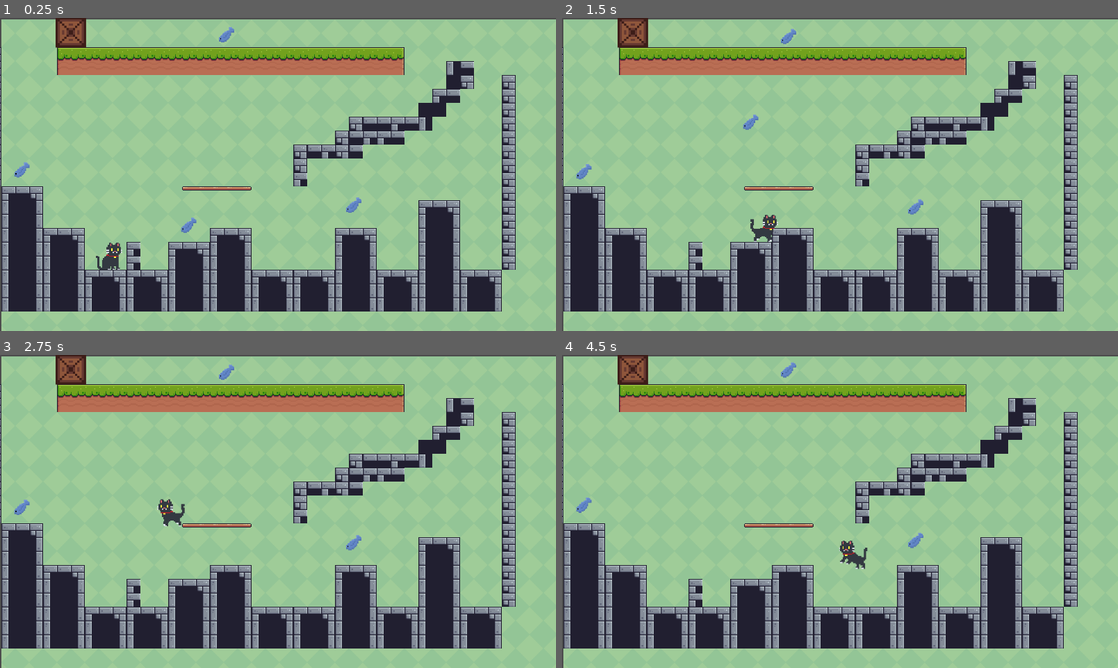
Above: before the commit, frames 1-4 (two rows, left to right).
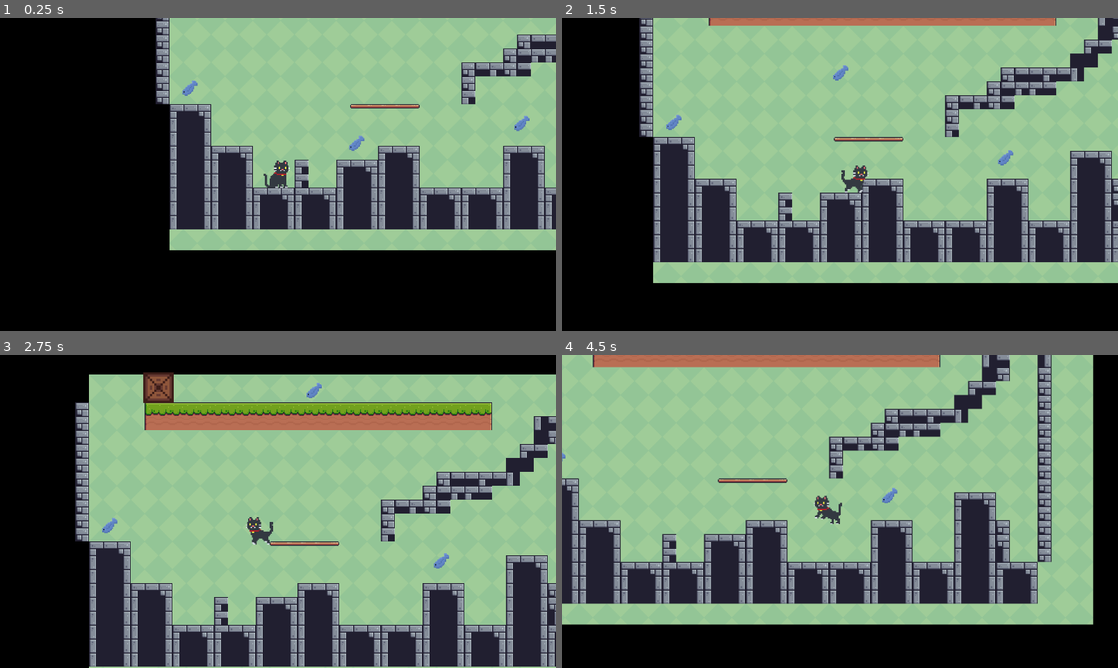
Above: after the commit, the same moments.

Repository: hardynoah/CodenameCat_Alpha
Game: Godot game, scene res://main.tscn
The game is run twice, just before and just after one commit, with the same random seed, the same clock (stepped at 60 frames per second) and the same inputs.
Inputs:
- Up to frame 1 (0.25 s): no input
- Up to frame 2 (1.5 s): hold Right (right) from 0.53 s (still down); tap Up (jump) at 0.6, 0.77, 1.07 s; tap Shift (sprint) at 1.35 s
- Up to frame 3 (2.75 s): tap Up (jump) at 1.52, 1.55, 1.82, 2.1 s; release Right (right) at 2.03 s; hold Left (left) from 2.03 s (still down)
- Up to frame 4 (4.5 s): release Left (left) at 2.78 s; hold Right (right) 2.78-4.28 s; tap Shift (sprint) at 2.85, 4.35 s; tap Up (jump) at 3.02, 3.05, 3.32, 3.6, 3.77, 4.07 s; hold Left (left) from 4.28 s (still down)

The runs differ from the first frame. In frame 1, 74% of the frame differs, in the area x 0-100%, y 0-100%; in frame 2, 63%; in frame 3, 58%; in frame 4, 58%.

Commit message:
camera follows player

Diff:
--- a/main.tscn
+++ b/main.tscn
@@ -487,12 +487,20 @@
 scale = Vector2(2, 2)
 tile_set = SubResource("TileSet_3gwoc")
 format = 2
-layer_0/tile_data = PackedInt32Array(1179648, 0, 1, 1179649, …(5017 unchanged characters)…  524288, 1, 1048585, 0, 0, 1114121, 0, 0)
+layer_0/tile_data = PackedInt32Array(1179648, 0, 1, 1179649, …(5017 unchanged characters)…  524288, 1, 1048585, 0, 0, 1114121, 0, 0, 131108, 131072, 0, 196644, 131072, 1, 36, 131072, 0, 65572, 131072, 1, 983073, 131072, 0, 1048609, 131072, 0, 1114145, 131072, 1)
 
 [node name="Cat" parent="." instance=ExtResource("3_u3a0t")]
 z_index = 1
-position = Vector2(60, 271)
+texture_filter = 1
+position = Vector2(59, 271)
 scale = Vector2(2, 2)
+
+[node name="Camera2D" type="Camera2D" parent="Cat"]
+texture_filter = 1
+position = Vector2(95.5, 135)
+scale = Vector2(0.5, 0.5)
+position_smoothing_enabled = true
+position_smoothing_speed = 7.0
 
 [node name="Fish" parent="." instance=ExtResource("4_ti5oh")]
 visibility_layer = 2
@@ -510,6 +518,3 @@
 
 [node name="Box" parent="." instance=ExtResource("5_02146")]
 position = Vector2(160, 28)
-
-[node name="Camera2D" type="Camera2D" parent="."]
-position = Vector2(637, 357)
--- a/project.godot
+++ b/project.godot
@@ -63,3 +63,4 @@
 
 textures/canvas_textures/default_texture_filter=0
 renderer/rendering_method="mobile"
+environment/defaults/default_clear_color=Color(0, 0, 0, 1)
--- a/scenes/cat.tscn
+++ b/scenes/cat.tscn
@@ -36,7 +36,8 @@
 		var isLeft = velocity.x < 0
 		sprite_2d.flip_h = isLeft
 	else:
-		sprite_2d.animation = \"default\"
+		if (velocity.y <= 0):
+			sprite_2d.animation = \"default\"
 	# Add the gravity.
 	if not is_on_floor() and not coyote_jump:
 		velocity.y += gravity * delta
@@ -258,7 +259,7 @@
 }]
 
 [sub_resource type="CapsuleShape2D" id="CapsuleShape2D_5rbeq"]
-radius = 10.3333
+radius = 10.6666
 height = 29.3333
 
 [node name="Cat" type="CharacterBody2D"]
@@ -270,11 +271,10 @@
 position = Vector2(95.3334, 128)
 scale = Vector2(1.36458, 1.36458)
 sprite_frames = SubResource("SpriteFrames_ik2qe")
-animation = &"jumping"
 autoplay = "default"
 
 [node name="CatCollision" type="CollisionShape2D" parent="."]
-position = Vector2(95.6667, 135)
+position = Vector2(94.6667, 135)
 shape = SubResource("CapsuleShape2D_5rbeq")
 one_way_collision_margin = 3.0
 debug_color = Color(0.121569, 0.592157, 0.721569, 0.419608)
